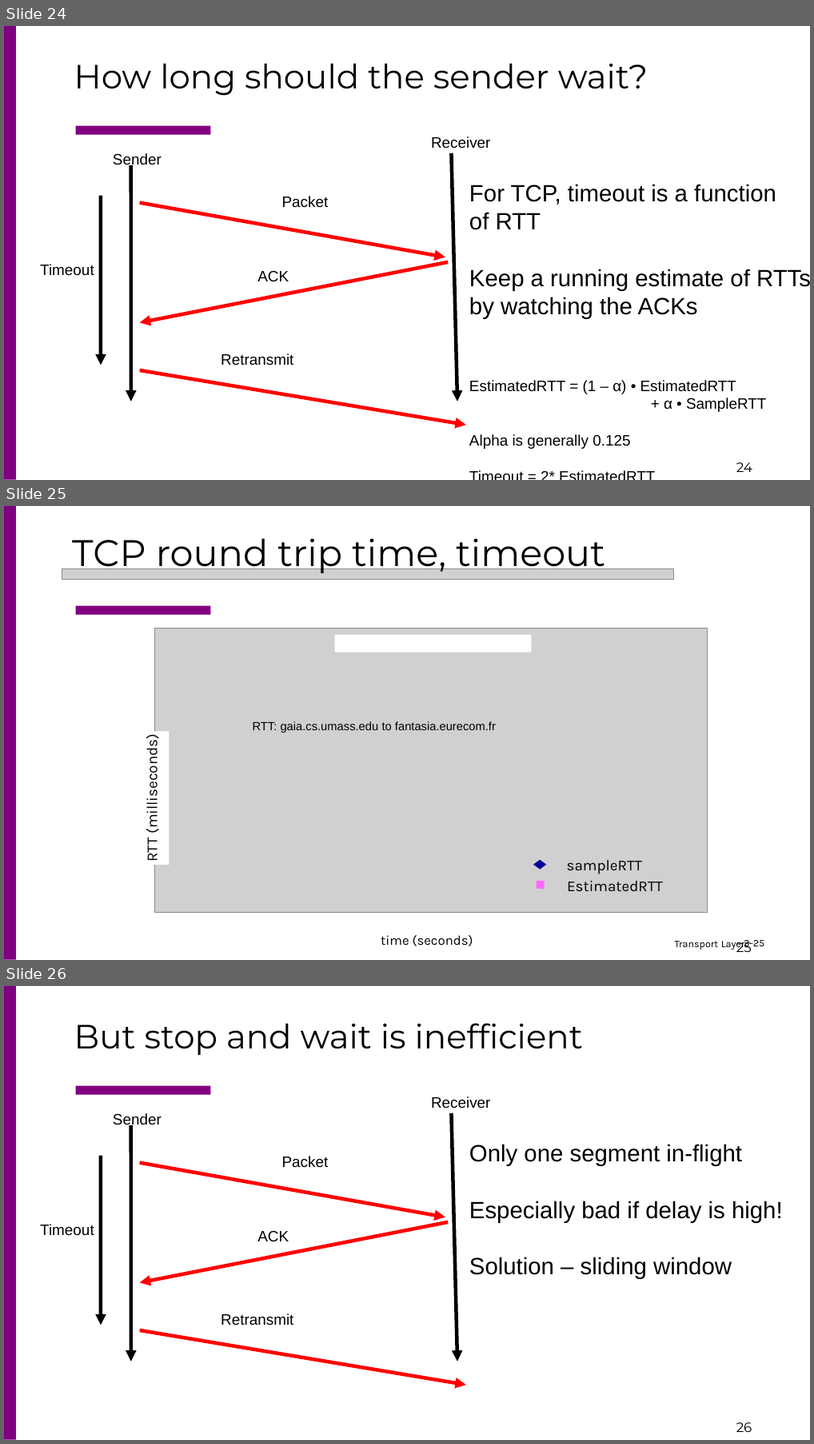
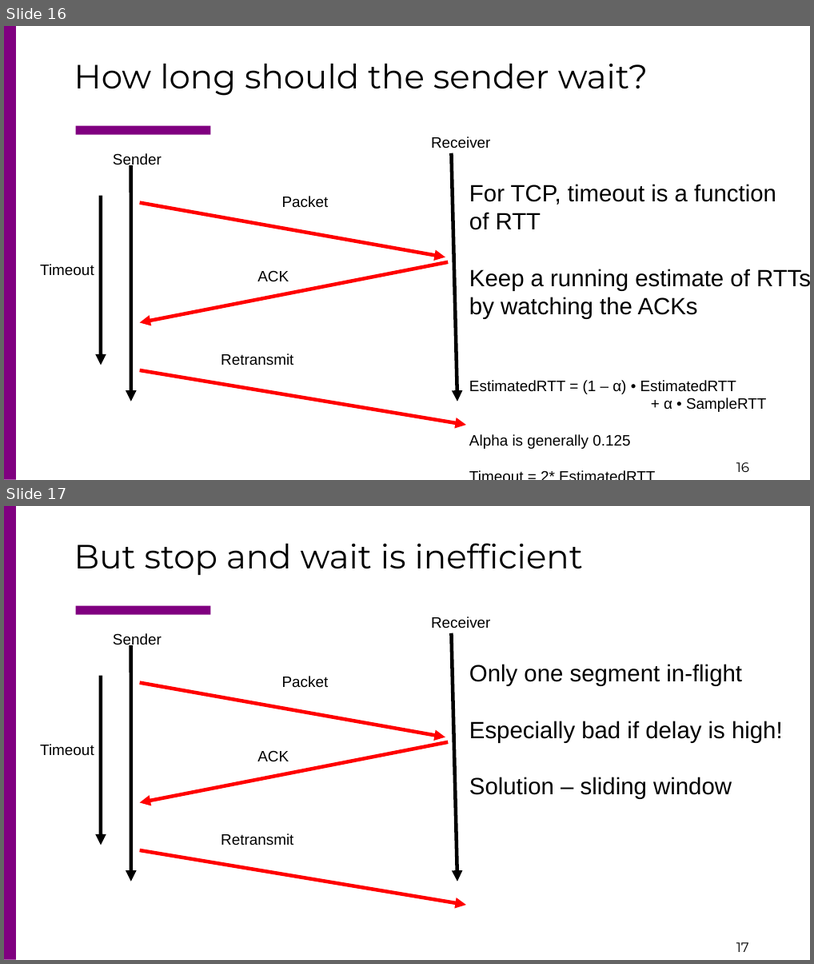
Before and after one commit to csc4200/csc4200.github.io, a slide deck: docs/lectures_source/class_slides-21.odp. Shown one above the other, each under a label of ours: slides 24, 25 and 26 before the commit, slides 16 and 17 after it. The pictures are 814x1444 and 814x964 pixels, drawn with LibreOffice and Linux fonts; fonts in the diff are those of the drawing; grey boxes stand for pictures. Boxes give left, top, right and bottom in pixels: in the first picture for what was removed or moved away, otherwise in the second. Text is boxed around its words. In the diff, an @@ line names an element or a change of style, - is before the commit and + after.

```diff
--- a/docs/lectures_source/class_slides-21.odp
+++ b/docs/lectures_source/class_slides-21.odp
@@ slide 25 removed at (4,506,810,960), background #FFFFFF; not listed: 3 template elements that a slide beside it also shows @@
@@ title removed at (72,538,606,576) @@
-TCP round trip time, timeout
@@ picture removed at (62,569,674,580) @@
@@ picture removed at (154,628,708,912) @@
@@ rectangle removed at (335,634,531,652) @@
@@ text removed at (253,721,496,732) @@
-RTT: gaia.cs.umass.edu to fantasia.eurecom.fr
@@ rectangle removed at (139,731,169,864) @@
-RTT (milliseconds)
@@ diamond removed at (534,860,547,869) @@
@@ text removed at (567,860,642,874) @@
-sampleRTT
@@ diamond removed at (533,876,549,892) @@
@@ text removed at (567,880,663,892) @@
-EstimatedRTT
@@ rectangle removed at (366,929,531,960) @@
@@ text removed at (381,935,474,946) @@
-time (seconds)
@@ rectangle removed at (395,934,470,944) @@
@@ text removed at (675,940,746,949) @@
-Transport Layer
@@ page number removed at (744,940,765,949) @@
-3-25
@@ what was slide 24 is now slide 16 @@
@@ page number at (737,462,750,472): text changed @@
-24
+16
@@ what was slide 26 is now slide 17 @@
@@ page number at (737,942,750,952): text changed @@
-26
+17
```
Also in this commit, not shown: 2 slides changed, 1 slide added, 9 other slides removed, 7 other files.
